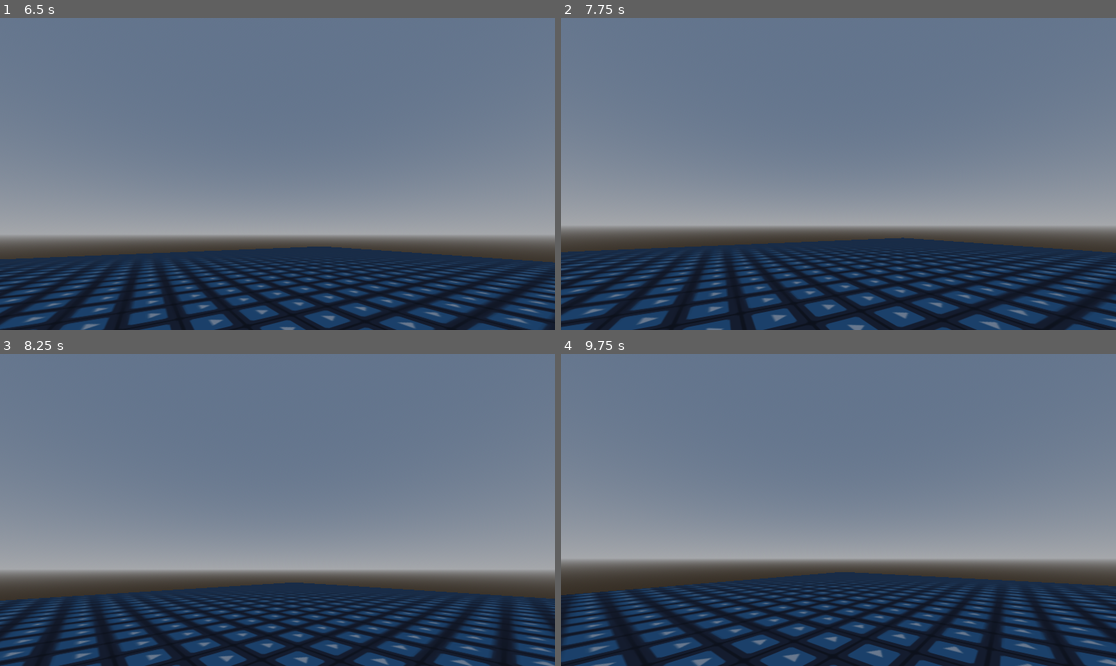
Above: before the commit, frames 1-4 (two rows, left to right).
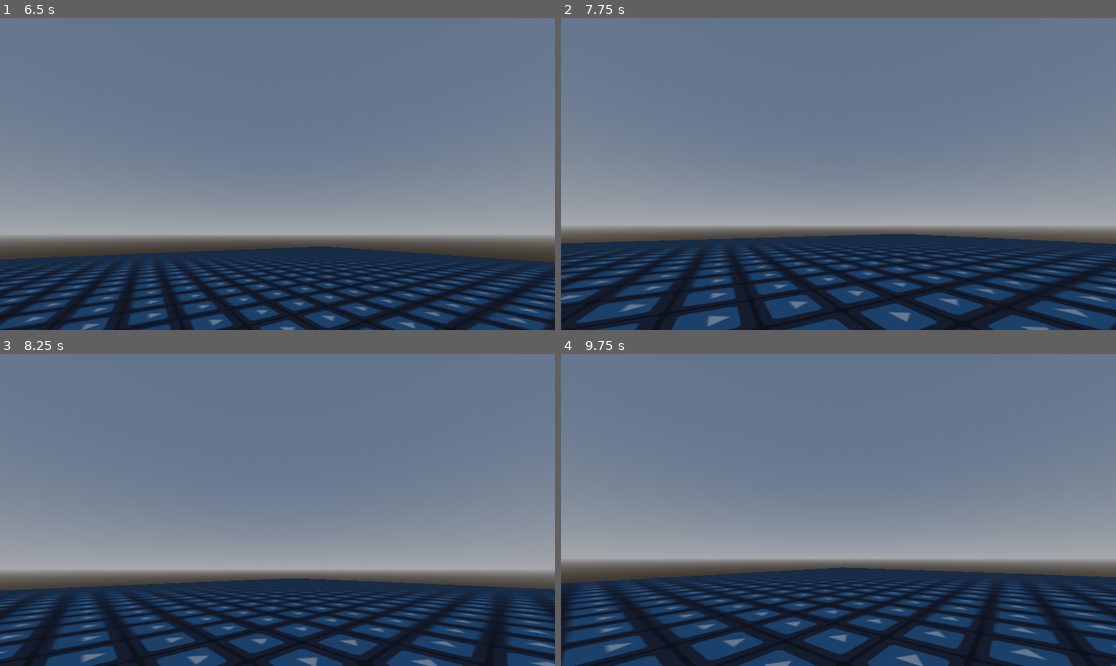
Above: after the commit, the same moments.

Repository: comfortmfune/godot-first-person-controller
Game: Godot game, scene res://game.tscn
The game is run twice, just before and just after one commit, with the same random seed, the same clock (stepped at 60 frames per second) and the same inputs. The engine's default icon, where the game draws it, is replaced by a stand-in: a white triangle on a blue panel in a dark square.
Inputs (mouse positions are in pixels of both pictures, inside the frame that each line leads up to):
- Up to frame 1 (6.5 s): tap Enter at 0.5, 2, 3.5 s; move the mouse to (399, 158) at 0.52 s; hold D (right) 0.53-1.28 s; tap K (look_down) at 0.6, 4.55, 5.1 s; tap J (look_left) at 0.8, 1.35, 5.3, 5.85 s; tap Space (vertical) at 1.25, 2.75, 3.8, 4.25, 4.35 s; move the mouse to (166, 189) at 1.27 s; hold S (back) 1.28-2.03 s; tap L (look_right) at 1.55, 2.1, 6.05 s; move the mouse to (333, 105) at 2.02 s; hold D (right) 2.03-2.78 s; tap I (look_up) at 2.3, 2.85 s; move the mouse to (249, 236) at 2.77 s; hold W (forward) 2.78-3.53 s; tap Alt (tertiary) at 3.05, 3.6 s; move the mouse to (444, 220) at 3.52 s; hold A (left) 3.53-4.28 s; tap Escape (pause_control) at 4.15 s; move the mouse to (233, 170) at 4.27 s; hold W (forward) 4.28-5.78 s; move the mouse to (283, 174) at 5.02 s; move the mouse to (255, 167) at 5.77 s; hold D (right) from 5.78 s (still down)
- Up to frame 2 (7.75 s): move the mouse to (866, 174) at 6.52 s; release D (right) at 6.53 s; hold W (forward) from 6.53 s (still down); tap L (look_right) at 6.6 s; tap I (look_up) at 6.8, 7.35 s; move the mouse to (810, 174) at 7.27 s; tap Alt (tertiary) at 7.55 s
- Up to frame 3 (8.25 s): keep holding W (forward); move the mouse to (288, 503) at 8.02 s; click (288, 503) at 8.1 s
- Up to frame 4 (9.75 s): tap Space (vertical) at 8.3 s; move the mouse to (832, 516) at 8.77 s; release W (forward) at 8.78 s; hold A (left) 8.78-9.53 s; right-click (832, 516) at 8.85 s; tap K (look_down) at 9.05 s; move the mouse to (877, 513) at 9.52 s; hold W (forward) from 9.53 s (still down); tap Alt (tertiary) at 9.6 s

Frame 1 is identical in both runs. In frame 2, 15% of the frame differs, in the area x 0-100%, y 69-100%; in frame 3, 14%; in frame 4, 16%, in the area x 0-100%, y 68-100%.

Commit message:
added; crouch, pose_mode logic. includes; +move_mode logic

Diff:
--- a/player/player.gd
+++ b/player/player.gd
@@ -20,19 +20,21 @@
 
 ## core -------------------------------------------------------------------------
 ##
+
+signal property_changed(property_name)
+
 @export var camera_holder: Node3D ## core
 @export var body: Node3D ## core
 
 var in_control: bool = false ## core
 var current_actions: Dictionary[Callable, Dictionary]
-#@onready var action_func: Callable = flush_action  ## core
-#var action_func_arguments: Dictionary = {} ## core
 
 @export var terrestrial: bool = true ## core
 var WORLD_GRAVITY: float = ProjectSettings.get_setting("physics/3d/default_gravity") ## core by-extension
 @onready var gravity: float = WORLD_GRAVITY ## core
 
 @export var move_direction := Vector3.ZERO ## core
+var moving: bool = false ## utility
 
 
 func _physics_process(delta: float) -> void:
@@ -58,17 +60,10 @@
 		current_actions.clear()
 	elif current_actions.has(action_key):
 		current_actions.erase(action_key)
-#	if action_func == flush_action:
-#		return
-
-#	action_func = flush_action ## null value
-#	action_func_arguments.clear()
 
 func set_action(action_function: Callable, action_func_args: Dictionary) -> void:
 	flush_action(action_function)
 	current_actions[action_function] = action_func_args
-#	action_func = action_function
-#	action_func_arguments = action_func_args
 
 
 func look(turn: Vector2, sensitivity := Vector2(0.15, 0.15)) -> void:
@@ -104,15 +99,17 @@
 
 
 ## utility -------------------------------------------------------------------------
+## dependencies: core
 ##
 const controller_look_inputs: Array[String] = ["look_up", "look_down", "look_left", "look_right"]
 const motion_inputs: Array[String] = ["forward", "back", "left", "right"]
 const mappable_inputs: Array[String] = ["vertical", "primary", "secondary", "tertiary"]
 
 
-## Routes 'log' texts from where it is called to Lggr
-## prints to 'stdout' and 'stderr' if no Lggr is in the project (probably too verbose)
-func log_(text: String, output_type: String = "std") -> void: ## core
+## Routes 'log' texts from where it is called to Lggr;
+## prints to 'stdout' and 'stderr' if no Lggr is in the project (probably too verbose);
+## called in: 'core'
+func log_(text: String, output_type: String = "std") -> void:
 	if not type_exists("Lggr"):
 		var output: String = "lggr-in: '" + text + "' [ALERT: no Lggr to receive input]"
 		if output_type == "err":
@@ -159,10 +156,56 @@
 		await get_tree().physics_frame
 
 	moving = false
-
-
+## ytilitu -------------------------------------------------------------------------
+
+
+## required -------------------------------------------------------------------------
+## dependencies: utility, core
+
+func _unhandled_input(event: InputEvent) -> void:
+	## toggle control/cursor
+	if Input.is_action_just_pressed("pause_control"):
+		if in_control:
+			in_control = false
+			Input.set_mouse_mode(Input.MOUSE_MODE_VISIBLE)
+		else:
+			in_control = true
+			Input.set_mouse_mode(Input.MOUSE_MODE_CAPTURED)
+
+	if not in_control:
+		return ## do not proceed if control is paused
+
+	if controller == Controllers.KEYBOARD and event is InputEventMouseMotion:
+		look(event.relative, Vector2(mouse_horizontal_sensitivity, mouse_vertical_sensitivity))
+
+	for input in motion_inputs:
+		if Input.is_action_just_pressed(input):
+			motion_mapper()
+			return
+
+
+	for input in mappable_inputs:
+		if Input.is_action_just_pressed(input):
+			action_mapper(input)
+			return
+
+
+func _process(_delta: float) -> void:
+	if controller == Controllers.JOYSTICK:
+		look(Input.get_vector("look_left", "look_right", "look_up", "look_down"),
+		Vector2(controller_horizontal_sensitivity, controller_vertical_sensitivity))
+## deriuqer -------------------------------------------------------------------------
+
+
+## addons -------------------------------------------------------------------------
+## dependencies: required, utility, core
+##
+
+## utility-function for mapping executable-actions (addons) to keypresses;
+## not an addon; only delete if changing related 'utility' or 'core' functionality
 func action_mapper(input_trigger_name: String) -> void:
 	# add modifier logic
+	# add key-hold logic
 	var _action_function: Callable
 	match input_trigger_name:
 		"vertical":
@@ -175,65 +218,50 @@
 		"secondary":
 			pass
 		"tertiary":
-			_action_function = crouch
+			if pose_mode == PoseModes.STAND:
+				_action_function = crouch
+			else:
+				_action_function = stand
 
 	if _action_function:
 		_action_function.call(input_trigger_name)
-## ytilitu -------------------------------------------------------------------------
-
-
-## required -------------------------------------------------------------------------
-##
-var moving: bool = false
-enum MoveModes {WALK, RUN, SPRINT, }
-var move_mode := MoveModes.WALK
-
-
-func _unhandled_input(event: InputEvent) -> void:
-	## toggle control/cursor
-	if Input.is_action_just_pressed("pause_control"):
-		if in_control:
-			in_control = false
-			Input.set_mouse_mode(Input.MOUSE_MODE_VISIBLE)
-		else:
-			in_control = true
-			Input.set_mouse_mode(Input.MOUSE_MODE_CAPTURED)
-
-	if not in_control:
-		return ## do not proceed if control is paused
-
-	if controller == Controllers.KEYBOARD and event is InputEventMouseMotion:
-		look(event.relative, Vector2(mouse_horizontal_sensitivity, mouse_vertical_sensitivity))
-
-	for input in motion_inputs:
-		if Input.is_action_just_pressed(input):
-			motion_mapper()
-			return
-
-
-	for input in mappable_inputs:
-		if Input.is_action_just_pressed(input):
-			action_mapper(input)
-			return
-
-
-func _process(_delta: float) -> void:
-	if controller == Controllers.JOYSTICK:
-		look(Input.get_vector("look_left", "look_right", "look_up", "look_down"),
-		Vector2(controller_horizontal_sensitivity, controller_vertical_sensitivity))
-## deriuqer -------------------------------------------------------------------------
-
-
-## addons -------------------------------------------------------------------------
-##
-
-## basic
+
+
+## basic --------------------------------
 @export var absolute_move_speed: float = 3.0 ## base move speed unaffected by multipliers
-@onready var move_speed: float = absolute_move_speed ## current move speed
+@onready var move_speed: float = absolute_move_speed ## current move speed (accounting for all multipliers), used in move()
+enum PoseModes {STAND, SIT, LAY, CROUCH}
+var pose_mode := PoseModes.STAND:
+	set(value):
+		pose_mode = value
+		set_collision_shape(value)
+
+		property_changed.emit("pose_mode")
+enum MoveModes {WALK, RUN, SPRINT}
+var move_mode := MoveModes.WALK:
+	set(value):
+		move_mode = value
+		property_changed.emit("move_mode")
 @export var jump_strength: float = 24.0
 
 
-## --
+func set_collision_shape(mode: PoseModes):
+	$CollisionShape3D.disabled = true
+	$CrouchCollisionShape3D.disabled = true
+	$ProneCollisionShape3D.disabled = true
+
+	match mode:
+		PoseModes.STAND:
+			$CollisionShape3D.disabled = false
+		PoseModes.SIT:
+			$CollisionShape3D.disabled = false
+		PoseModes.LAY:
+			$ProneCollisionShape3D.disabled = false
+		PoseModes.CROUCH:
+			$CrouchCollisionShape3D.disabled = false
+
+
+## ----
 func move_on_ground() -> void:
 	set_action(move_on_ground_process, {"move_speed": move_speed})
 
@@ -241,32 +269,56 @@
 	move(get_input_direction() * args.move_speed)
 
 
-## --
+## ----
 func jump(_trigger_input: String) -> void:
-	if not is_on_floor(): # change to can_jump or sumn
+	if not is_on_floor():
 		return
 
 	move_override(Vector3.UP * jump_strength)
-
-
-## --
-func crouch(trigger_input: String) -> void:
-	print("crouching with: '", trigger_input, "'")
-
-
-## --
+	stand(_trigger_input)
+
+
+## ----
+func stand(_trigger_input: String) -> void:
+	pose_mode = PoseModes.STAND
+	camera_holder.position = Vector3(0, 1.5, 0)
+
+
+## -----
+func crouch(_trigger_input: String) -> void:
+	pose_mode = PoseModes.CROUCH
+	move_mode = MoveModes.WALK
+	camera_holder.position = Vector3(0, 1.0, 0)
+
+
+## ----
 func prone(_trigger_input: String) -> void:
-	pass
-
-
-## advanced
-
-
-## +ultra
+	pose_mode = PoseModes.LAY
+	camera_holder.position = Vector3(0.75, 0.25, 0)
+
+
+## advanced --------------------------------
+## ----
+func sprint(_trigger_input: String) -> void:
+	pass
+
+
+## ----
+func slide(_trigger_input: String) -> void:
+	pass
+
+
+## ----
+func vault(_trigger_input: String) -> void:
+	pass
+
+
+## +ultra --------------------------------
 @export var max_midair_jumps: int = 1
 @onready var midair_jumps: int = max_midair_jumps
 
 
+## ----
 func double_jump(_trigger_input: String) -> void: ## midair jump
 	if midair_jumps <= 0:
 		print("no jumps 4 u")
@@ -291,4 +343,30 @@
 			break
 		await get_tree().physics_frame
 
+
+## ----
+func wall_run(_trigger_input: String) -> void:
+	pass
+
+
+## ----
+func wall_jump(_trigger_input: String) -> void:
+	pass
+
+
+## ----
+func dash(_trigger_input: String) -> void:
+	pass
+
+
+## tools --------------------------------
+## ----
+func glide(_trigger_input: String) -> void:
+	pass
+
+
+## ----
+func grapple(_trigger_input: String) -> void:
+	pass
+
 ## snodda -------------------------------------------------------------------------
--- a/player/player.tscn
+++ b/player/player.tscn
@@ -6,9 +6,13 @@
 radius = 0.25
 height = 1.8
 
-[sub_resource type="CylinderShape3D" id="CylinderShape3D_oul6g"]
-height = 0.25
+[sub_resource type="CapsuleShape3D" id="CapsuleShape3D_oul6g"]
 radius = 0.25
+height = 0.9
+
+[sub_resource type="CapsuleShape3D" id="CapsuleShape3D_rkbax"]
+radius = 0.25
+height = 1.5
 
 [sub_resource type="CapsuleMesh" id="CapsuleMesh_oul6g"]
 radius = 0.25
@@ -24,10 +28,13 @@
 transform = Transform3D(1, 0, 0, 0, 1, 0, 0, 0, 1, 0, 0.9, 0)
 shape = SubResource("CapsuleShape3D_kqu6x")
 
-[node name="FeetCollisionShape3D" type="CollisionShape3D" parent="."]
-transform = Transform3D(1, 0, 0, 0, 1, 0, 0, 0, 1, 0, 0.210517, 0)
-shape = SubResource("CylinderShape3D_oul6g")
-disabled = true
+[node name="CrouchCollisionShape3D" type="CollisionShape3D" parent="."]
+transform = Transform3D(1, 0, 0, 0, 1, 0, 0, 0, 1, 0, 0.45, 0)
+shape = SubResource("CapsuleShape3D_oul6g")
+
+[node name="ProneCollisionShape3D" type="CollisionShape3D" parent="."]
+transform = Transform3D(1, 0, 0, 0, -4.37114e-08, -1, 0, 1, -4.37114e-08, 0, 0.25, 0)
+shape = SubResource("CapsuleShape3D_rkbax")
 
 [node name="Head" type="Node3D" parent="."]
 transform = Transform3D(1, 0, 0, 0, 1, 0, 0, 0, 1, 0, 1.5, 0)
@@ -37,6 +44,7 @@
 current = true
 
 [node name="body" type="Node3D" parent="."]
+visible = false
 
 [node name="MeshInstance3D" type="MeshInstance3D" parent="body"]
 transform = Transform3D(1, 0, 0, 0, 1, 0, 0, 0, 1, 0, 0.9, 0)
Not shown: 1 places in player/player.tscn that only renumber resources
